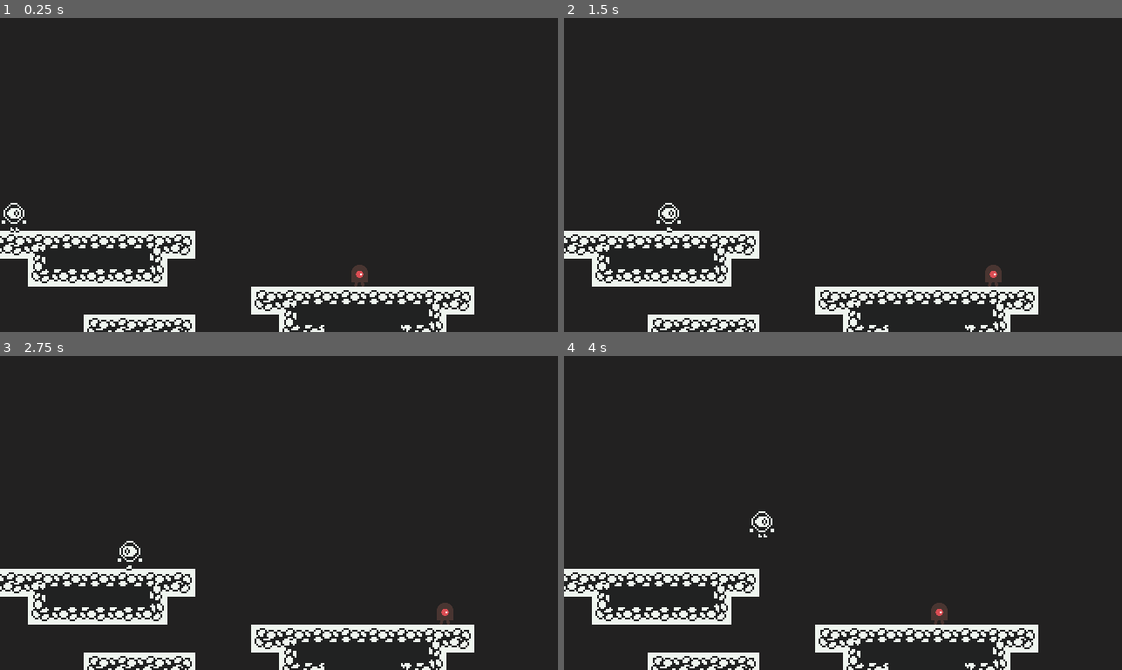
Above: before the commit, frames 1-4 (two rows, left to right).
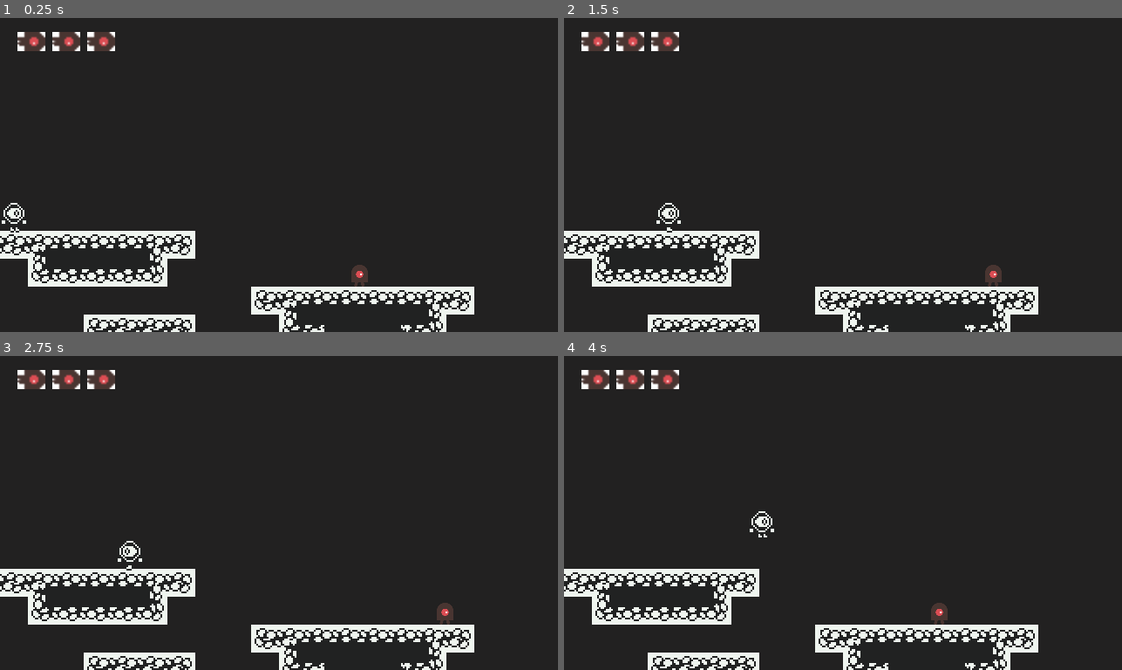
Above: after the commit, the same moments.

Repository: lssalgado/oge-godot
Game: Godot game, scene res://scenes/Game.tscn
The game is run twice, just before and just after one commit, with the same random seed, the same clock (stepped at 60 frames per second) and the same inputs.
Inputs:
- Up to frame 1 (0.25 s): no input
- Up to frame 2 (1.5 s): hold Right (ui_right) from 0.53 s (still down); tap Up (ui_up) at 0.77 s
- Up to frame 3 (2.75 s): tap Up (ui_up) at 1.52 s; release Right (ui_right) at 2.03 s; hold Left (ui_left) from 2.03 s (still down)
- Up to frame 4 (4 s): release Left (ui_left) at 2.78 s; hold Right (ui_right) from 2.78 s (still down); tap Up (ui_up) at 3.02, 3.77 s

The runs differ from the first frame. In frame 1, 0.9% of the frame differs, in the area x 3-21%, y 4-11%; in frame 2, 0.9%; in frame 3, 0.9%; in frame 4, 0.9%.
Error before the commit: Attempt to call function 'update_heart_count' in base 'null instance' on a null instance. (res://scripts/player/player.gd:17)

Commit message:
Connecting player signal to interface.

Diff:
--- a/scripts/Interface.gd
+++ b/scripts/Interface.gd
@@ -8,6 +8,12 @@
 export(PackedScene) var heart_scene
 onready var grid_container = $GridContainer
 var hearts = Array()
+
+func _ready():
+	var player_node = get_tree().get_root().find_node("Player",true,false)
+	var amount: int
+	player_node.connect("health_changed",self,"_on_player_health_changed")
+	update_heart_count(player_node.lives)
 
 func update_heart_count(amount: int):
 	if hearts.size() < amount:
@@ -21,3 +27,7 @@
 		for i in range(0, hearts_to_remove, 1):
 			var heart = hearts.pop_back()
 			heart.queue_free()
+
+
+func _on_player_health_changed(amount: int):
+	update_heart_count(amount)
--- a/scripts/player/player.gd
+++ b/scripts/player/player.gd
@@ -3,6 +3,7 @@
 class_name Player
 
 signal player_dead
+signal health_changed(amount)
 
 onready var sprite = $Sprite
 onready var animation_player = $Sprite/AnimationPlayer
@@ -14,7 +15,7 @@
 	max_speed = 64
 	jump_force = 150
 	lives = 3
-	interface.update_heart_count(3)
+	emit_signal("health_changed", lives)
 
 func after_damage_taken():
 	animation_effects.play("damage")
@@ -25,7 +26,7 @@
 
 func take_damage(damage: int):
 	.take_damage(damage)
-	interface.update_heart_count(lives)
+	emit_signal("health_changed", lives)
 
 
 func on_death():
